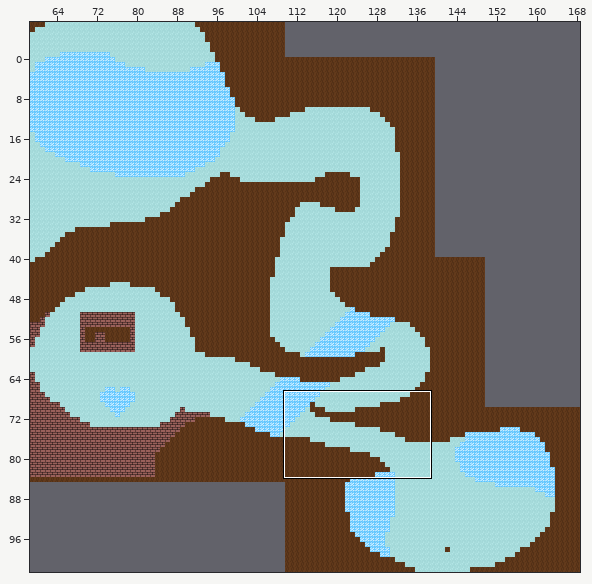
Tiled map -- src/assets/levels/level.tmx. The picture above shows the old version from afar; the outline marks the close-up.
Close-up. Before the commit:
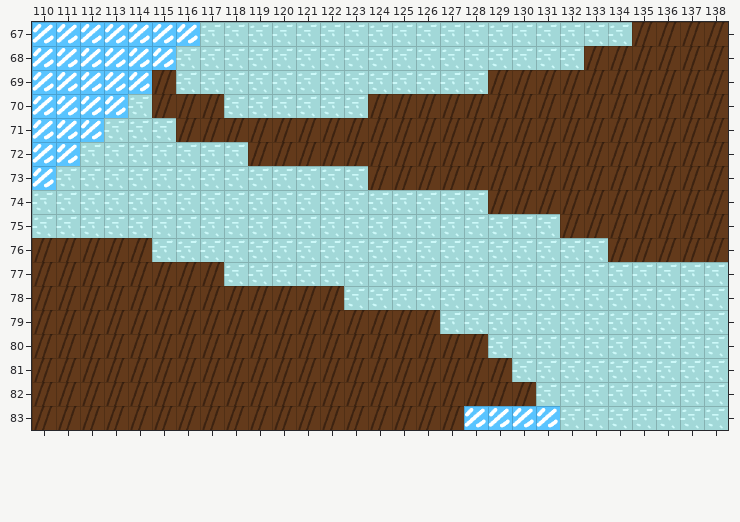
Cells are 64x64 px. Shown: x 110..138, y 67..83.
The result:
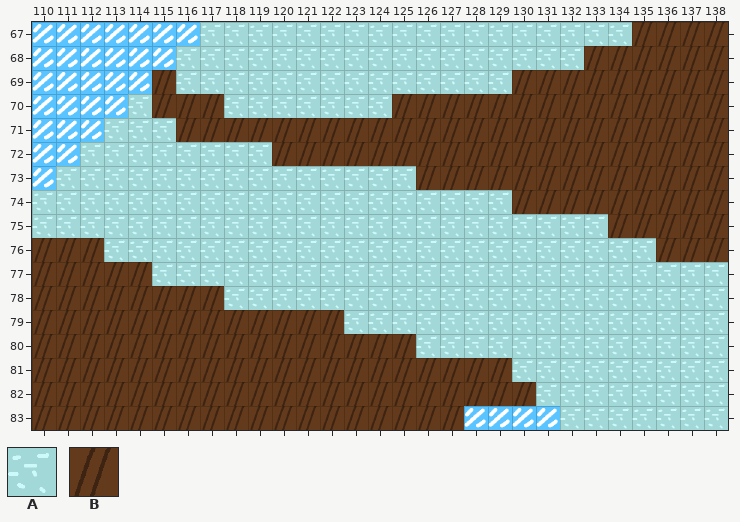
Key: from "debugtiles": A 0 "snow", B 2 "wall".
_ is an empty cell.
What changed:
{"where": "layer \"Ground\""}
{"y":69,"x":129,"old":"_","new":"A"}
{"y":70,"x":124,"old":"_","new":"A"}
{"y":72,"x":119,"old":"_","new":"A"}
{"y":73,"x":124,"old":"__","new":"AA"}
{"y":74,"x":129,"old":"_","new":"A"}
{"y":75,"x":132,"old":"__","new":"AA"}
{"y":76,"x":113,"old":"__","new":"AA"}
{"y":76,"x":134,"old":"__","new":"AA"}
{"y":77,"x":115,"old":"___","new":"AAA"}
{"y":78,"x":118,"old":"_____","new":"AAAAA"}
{"y":79,"x":123,"old":"____","new":"AAAA"}
{"y":80,"x":126,"old":"___","new":"AAA"}
{"where": "layer \"Wall\""}
{"y":69,"x":129,"old":"B","new":"_"}
{"y":70,"x":124,"old":"B","new":"_"}
{"y":72,"x":119,"old":"B","new":"_"}
{"y":73,"x":124,"old":"BB","new":"__"}
{"y":74,"x":129,"old":"B","new":"_"}
{"y":75,"x":132,"old":"BB","new":"__"}
{"y":76,"x":113,"old":"BB","new":"__"}
{"y":76,"x":134,"old":"BB","new":"__"}
{"y":77,"x":115,"old":"BBB","new":"___"}
{"y":78,"x":118,"old":"BBBBB","new":"_____"}
{"y":79,"x":123,"old":"BBBB","new":"____"}
{"y":80,"x":126,"old":"BBB","new":"___"}
{"label":"changed","picture_box":[488,70,512,94]}
{"label":"changed","picture_box":[368,94,392,118]}
{"label":"changed","picture_box":[248,142,272,166]}
{"label":"changed","picture_box":[368,166,416,190]}
{"label":"changed","picture_box":[488,190,512,214]}
{"label":"changed","picture_box":[560,214,656,262]}
{"label":"changed","picture_box":[104,238,488,358]}
